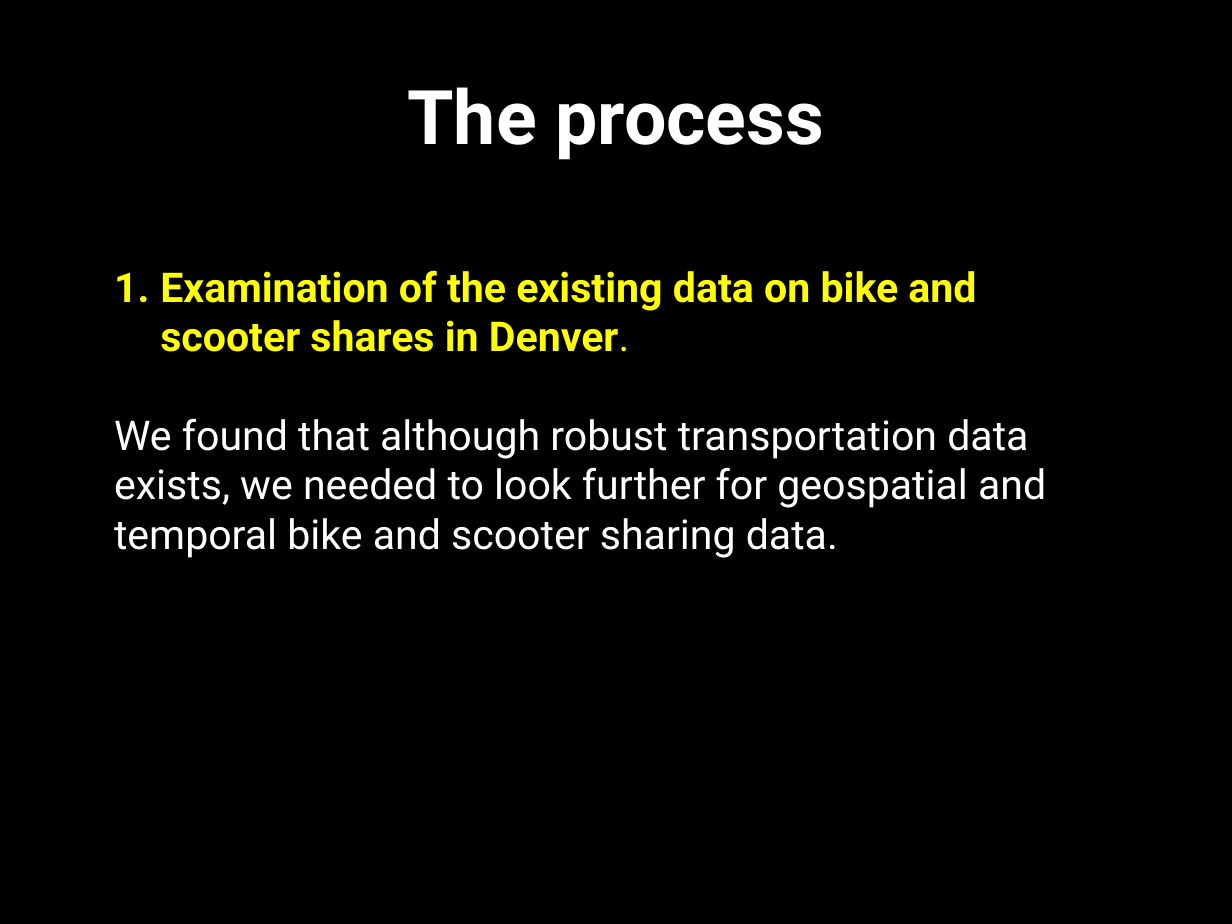
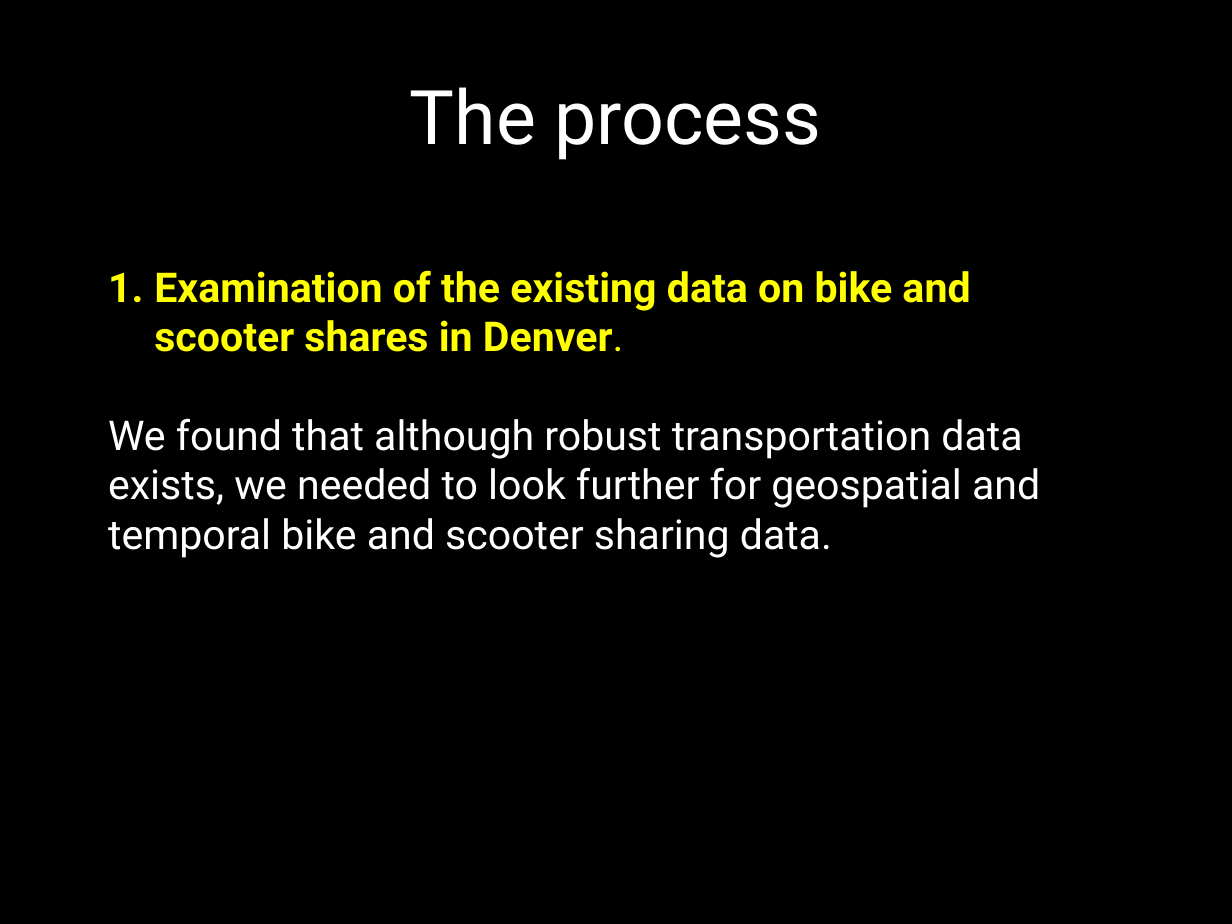
Before and after one commit to Colorado-Data-Analytics-Challenge/GeneralAssembly, a slide deck: slide 7 of GeneralAssembly_Last Mile Denver Smart Data Analytics.pptx. Drawn at 1232x924 pixels with LibreOffice and Linux fonts; fonts in the diff are those of the drawing. Boxes give left, top, right and bottom in pixels: in the first picture for what was removed or moved away, otherwise in the second. Text is boxed around its words. In the diff, an @@ line names an element or a change of style, - is before the commit and + after.

```diff
--- a/GeneralAssembly_Last Mile Denver Smart Data Analytics.pptx
+++ b/GeneralAssembly_Last Mile Denver Smart Data Analytics.pptx
@@ title "The process" at <box>410,87,822,160</box>: bold off @@
@@ text "Examination of the existing data ...": place and size @@
-text "Examination of the existing data ..." at <box>114,270,1046,558</box>
+text "Examination of the existing data ..." at <box>108,270,1040,558</box>
```
Also in this commit, not shown: 9 other slides changed, 1 slide removed.
